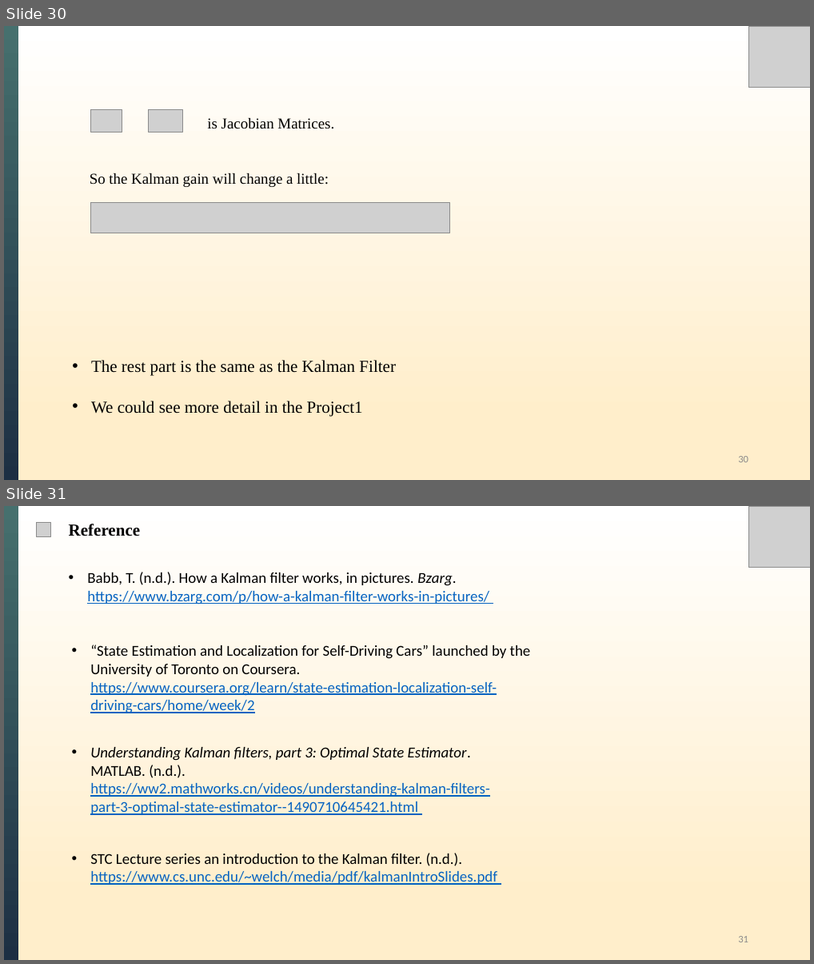
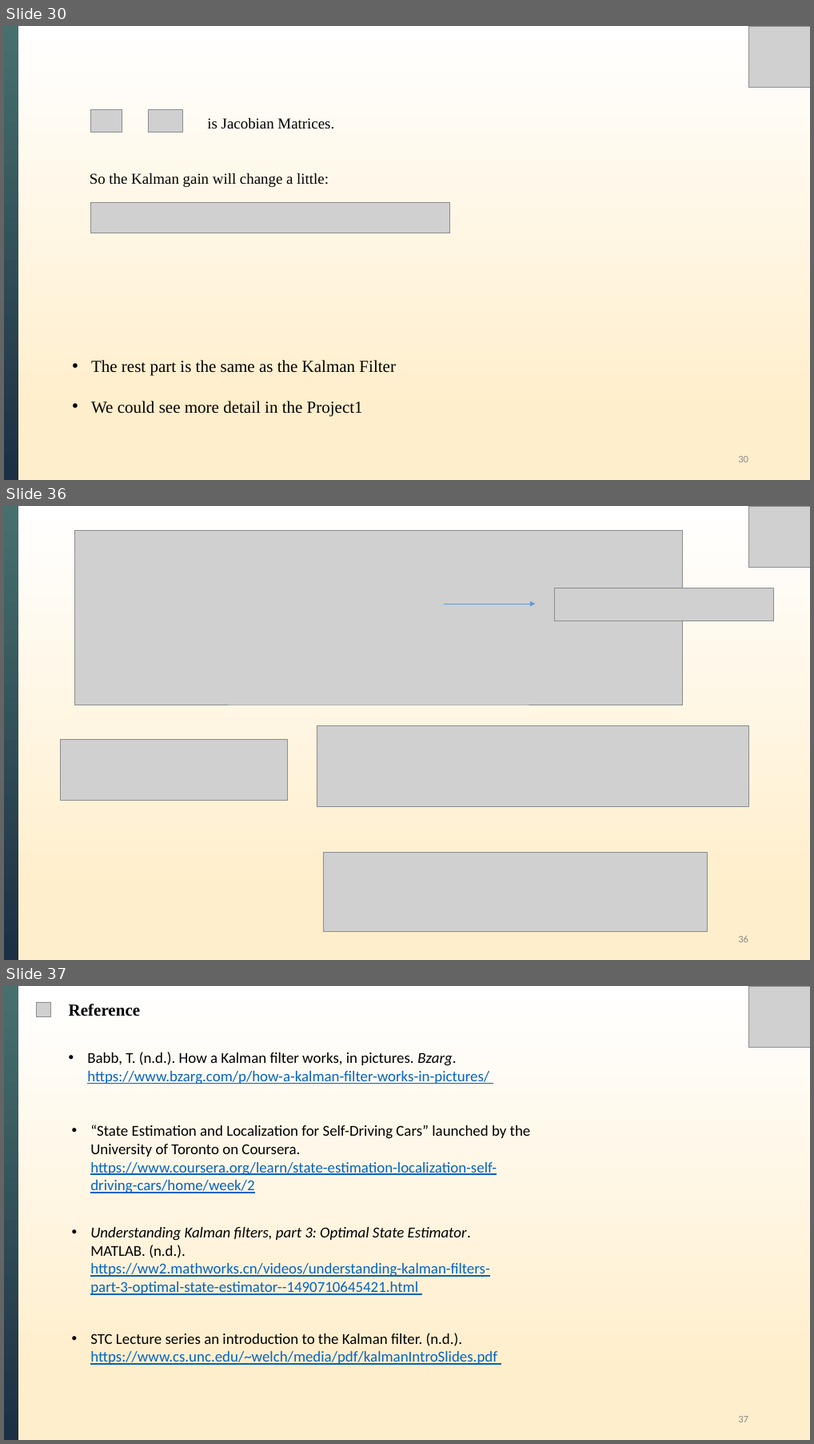
Before and after one commit to XiongWT1024/self-study-2024, a slide deck: Kalman Filter/Kalman Filters_Slide.pptx. Shown one above the other, each under a label of ours: slides 30 and 31 before the commit, slides 30, 36 and 37 after it; the slides between them are not shown. The pictures are 814x964 and 814x1444 pixels, drawn with LibreOffice and Linux fonts; fonts in the diff are those of the drawing; grey boxes stand for pictures. Boxes give left, top, right and bottom in pixels: in the first picture for what was removed or moved away, otherwise in the second. Text is boxed around its words. In the diff, an @@ line names an element or a change of style, - is before the commit and + after.

```diff
--- a/Kalman Filter/Kalman Filters_Slide.pptx
+++ b/Kalman Filter/Kalman Filters_Slide.pptx
@@ slide 36 added at [4, 506, 810, 960], background gradient #FFEECB to #FFFFFF @@
@@ rectangle added at [4, 506, 18, 960], fill gradient #46706E to #1C2F43 @@
@@ picture added at [750, 506, 810, 567] @@
@@ picture added at [74, 530, 682, 704] @@
@@ picture added at [554, 588, 774, 621] @@
@@ arrow added from (445, 604) to (536, 604), #5B9BD5 0.5 pt @@
@@ picture added at [60, 740, 287, 800] @@
@@ picture added at [317, 725, 750, 806] @@
@@ picture added at [324, 852, 707, 932] @@
@@ page number added at [738, 935, 749, 942], 12 pt, text #8C8C8C @@
+36
@@ what was slide 31 is now slide 37 @@
@@ page number at [738, 1416, 749, 1422]: text changed @@
-31
+37
```
Also in this commit, not shown: 5 other slides added, 8 other files.
